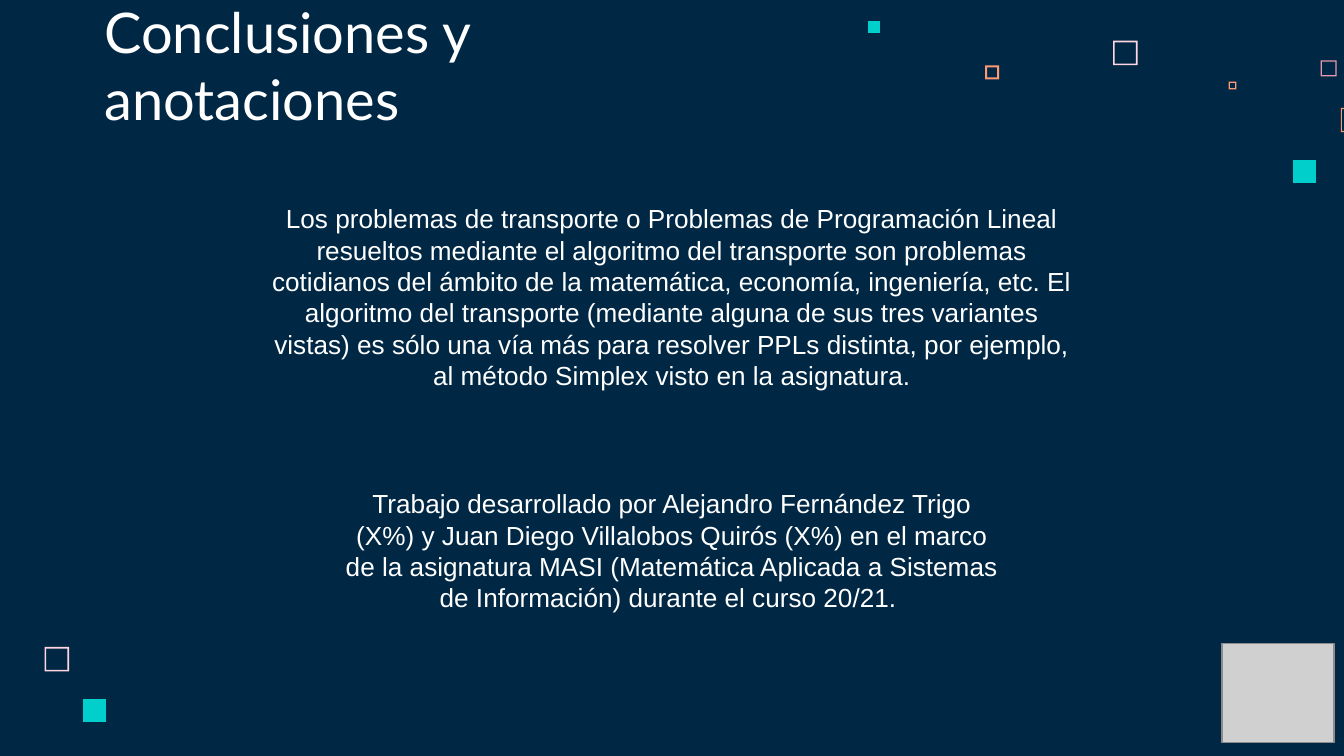
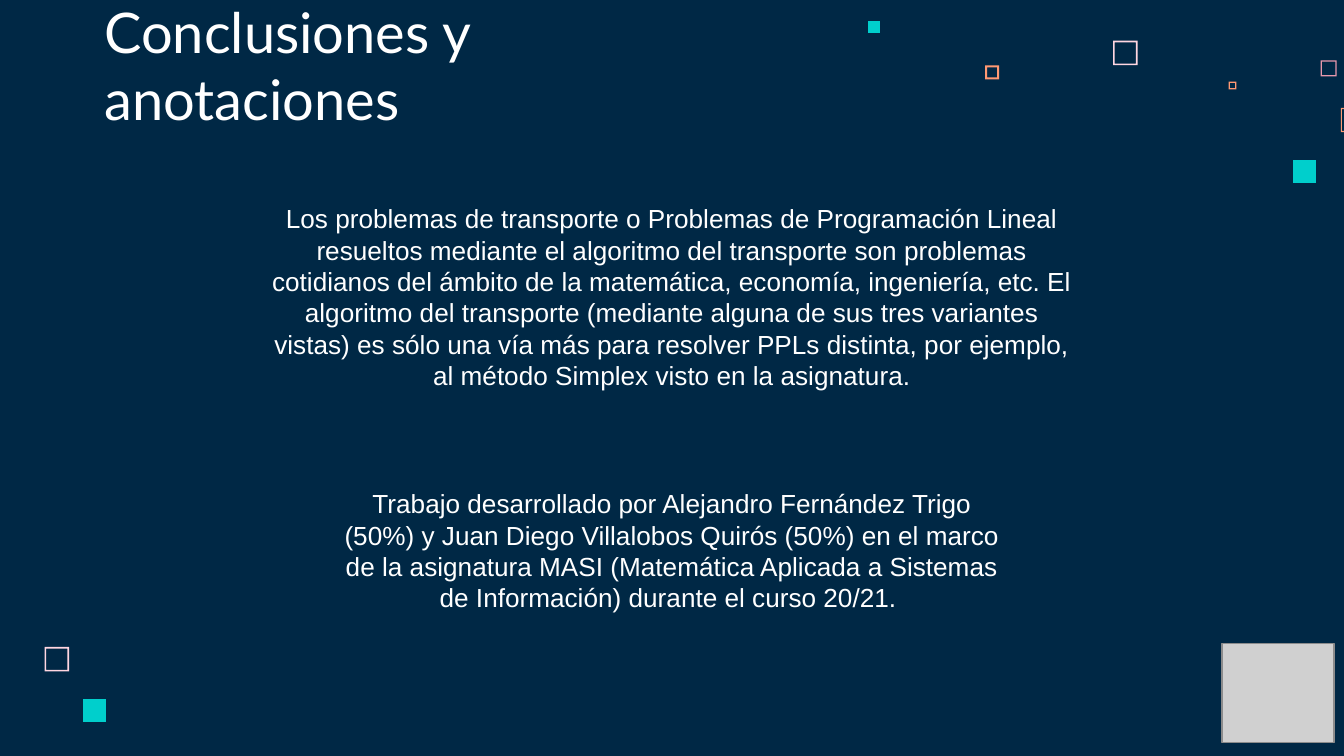
Before and after one commit to Fertry/MASI, a slide deck: slide 42 of Presentación - Problema del Transporte MASI.pptx (slide 39 before the commit). Drawn at 1344x756 pixels with LibreOffice and Linux fonts; fonts in the diff are those of the drawing; grey boxes stand for pictures. Boxes give left, top, right and bottom in pixels: in the first picture for what was removed or moved away, otherwise in the second. Text is boxed around its words. In the diff, an @@ line names an element or a change of style, - is before the commit and + after.

```diff
--- a/Presentación - Problema del Transporte MASI.pptx
+++ b/Presentación - Problema del Transporte MASI.pptx
@@ text at bbox=[345, 493, 999, 613]: text changed @@
-Trabajo desarrollado por Alejandro Fernández Trigo (X%) y Juan Diego Villalobos Quirós (X%) en el marco de la asignatura MASI (Matemática Aplicada a Sistemas de Información) durante el curso 20/21.
+Trabajo desarrollado por Alejandro Fernández Trigo (50%) y Juan Diego Villalobos Quirós (50%) en el marco de la asignatura MASI (Matemática Aplicada a Sistemas de Información) durante el curso 20/21.
```
Also in this commit, not shown: 8 other slides changed, 4 slides added, 1 slide removed, 3 other files.
